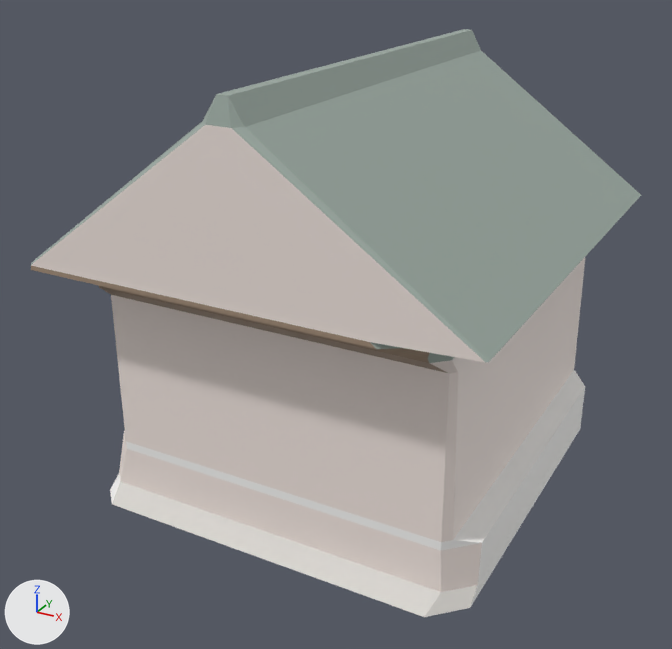
Two versions of the glTF model docs/univers/archipeo/batiments/modeles/5e-batiment-chalet-de-perle/loin.glb, one commit apart.
Before and after are seen from a 50 mm camera at (0.561, -1.108, 0.768) aimed at (-0.027, -0.038, 0.234). The axes (+X, +Y, +Z) are drawn at lower left. The lights are the same throughout. The picture after the commit comes second. Vertices at exactly the same position are counted once.

Names of what the first picture shows: 'loin'.
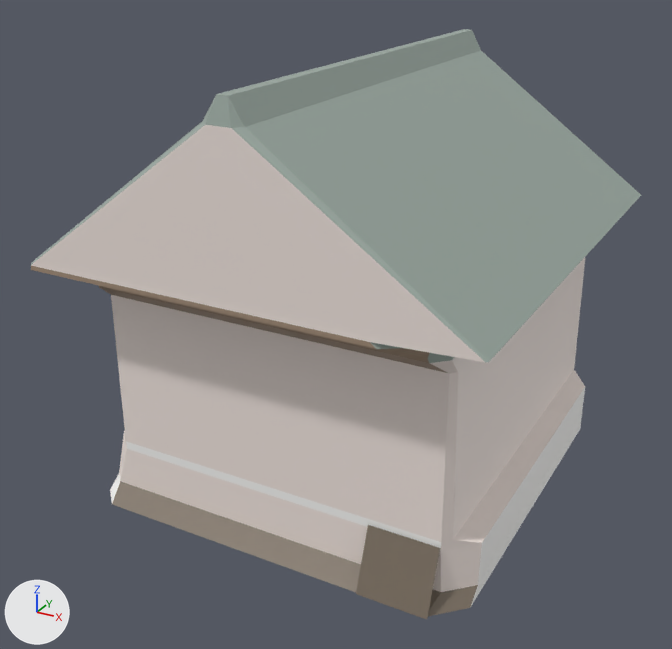
Changed parts and their boxes (x1, y1, x2, y2) in the pictures (672 x 649 px):
'loin', reshaped
    before: (30, 29, 641, 617)
    after: (30, 29, 641, 620)
part 1 of me_loin, added (brown)
    after: (356, 525, 440, 620)
part 2 of me_loin, recoloured
    both: (112, 370, 585, 616)

The change, as a list of edits to the scene's bpy script:
```text
Change me_loin:
    used by ob_loin; location = (0.0, 0.0, 0.0)
    verts and faces of me_loin; kept vertices keep their numbers, new ones are numbered from 104
    remove me_loin.from_pydata(...)  # 104 vertices, 198 faces; spans x -0.308..0.3, y -0.334..0.351, z 0.0..0.603
    add me_loin.from_pydata(...)  # 108 vertices, 200 faces; spans x -0.308..0.3, y -0.334..0.351, z 0.0..0.603
    me_loin part 1
    add verts[104] = (0.137, -0.287, 0.0)  # pixel (355, 593)
    add verts[105] = (0.233, -0.287, 0.0)  # pixel (426, 619)
    add verts[106] = (0.233, -0.256, 0.084)  # pixel (440, 547)
    add verts[107] = (0.137, -0.256, 0.084)  # pixel (368, 524)
    add faces += [(104, 105, 107), (105, 106, 107)]
    me_loin part 2: 12 kept faces spanning x -0.265..0.27, y -0.284..0.285, z 0.0..0.09 get new vertex colours
```
